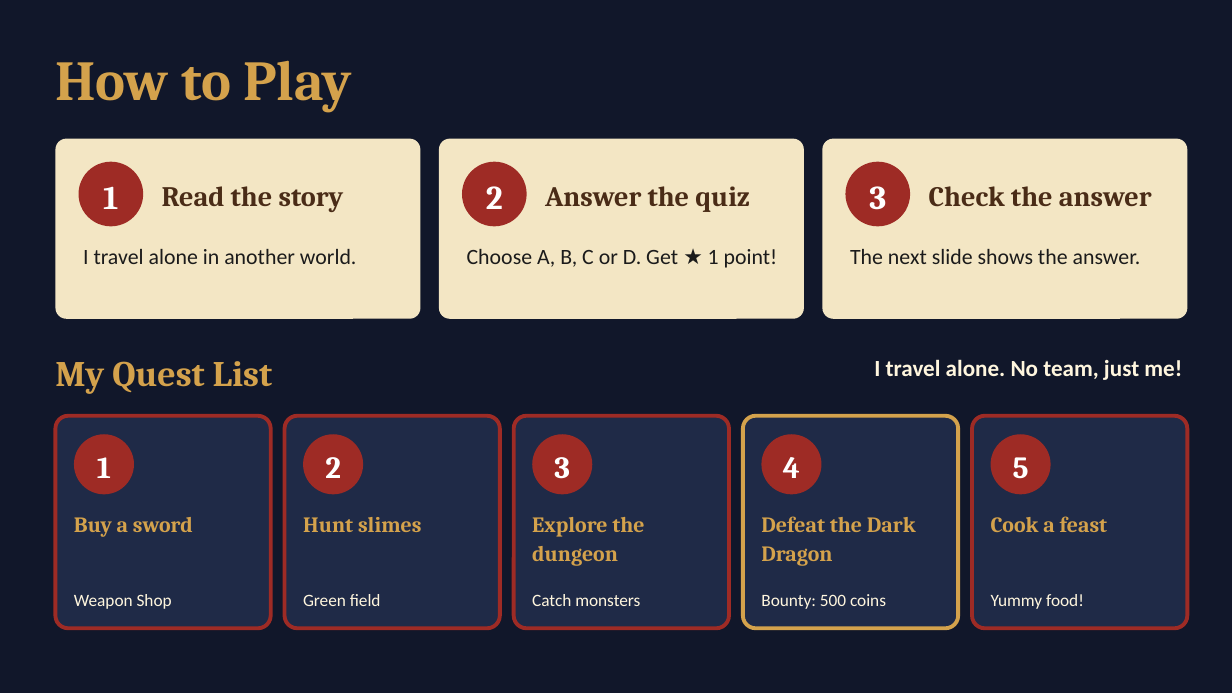
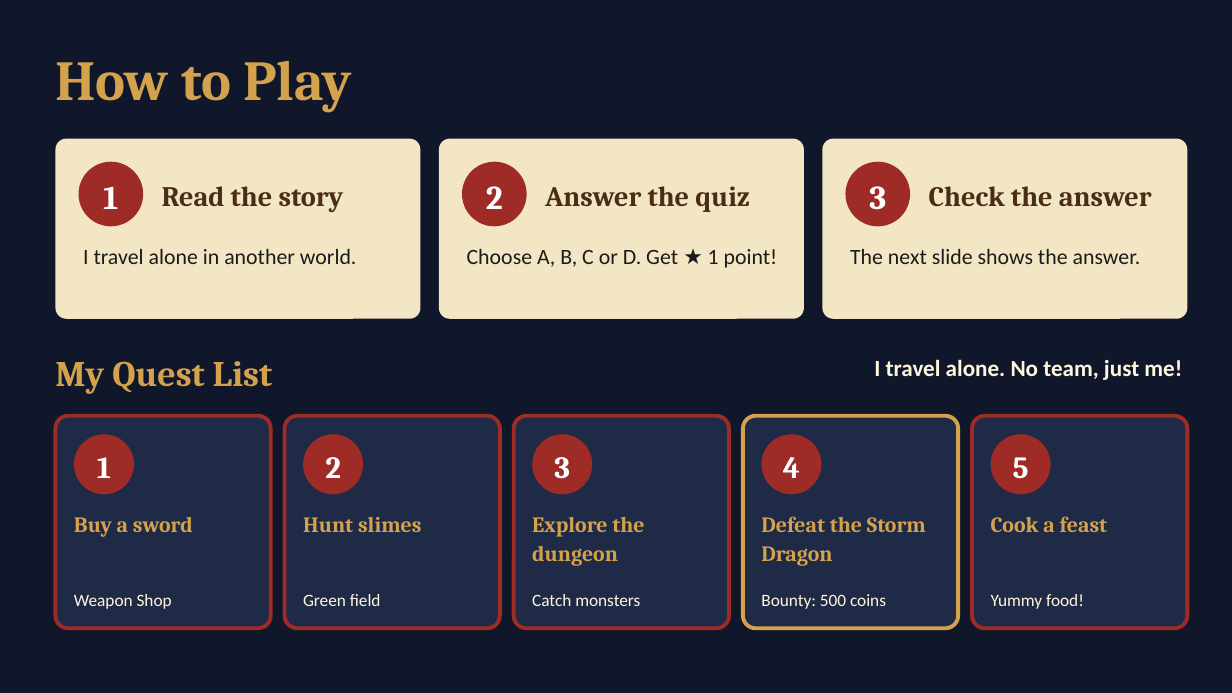
Before and after one commit to choivoo/-, a slide deck: slide 2 of Seonpig_Isekai_Adventure_Grade6_English_20slides.pptx. Drawn at 1232x693 pixels with LibreOffice and Linux fonts; fonts in the diff are those of the drawing. Boxes give left, top, right and bottom in pixels: in the first picture for what was removed or moved away, otherwise in the second. Text is boxed around its words. In the diff, an @@ line names an element or a change of style, - is before the commit and + after.

```diff
--- a/Seonpig_Isekai_Adventure_Grade6_English_20slides.pptx
+++ b/Seonpig_Isekai_Adventure_Grade6_English_20slides.pptx
@@ text at <box>761,516,926,566</box>: text changed @@
-Defeat the Dark Dragon
+Defeat the Storm Dragon
```
Also in this commit, not shown: 6 other slides changed.
